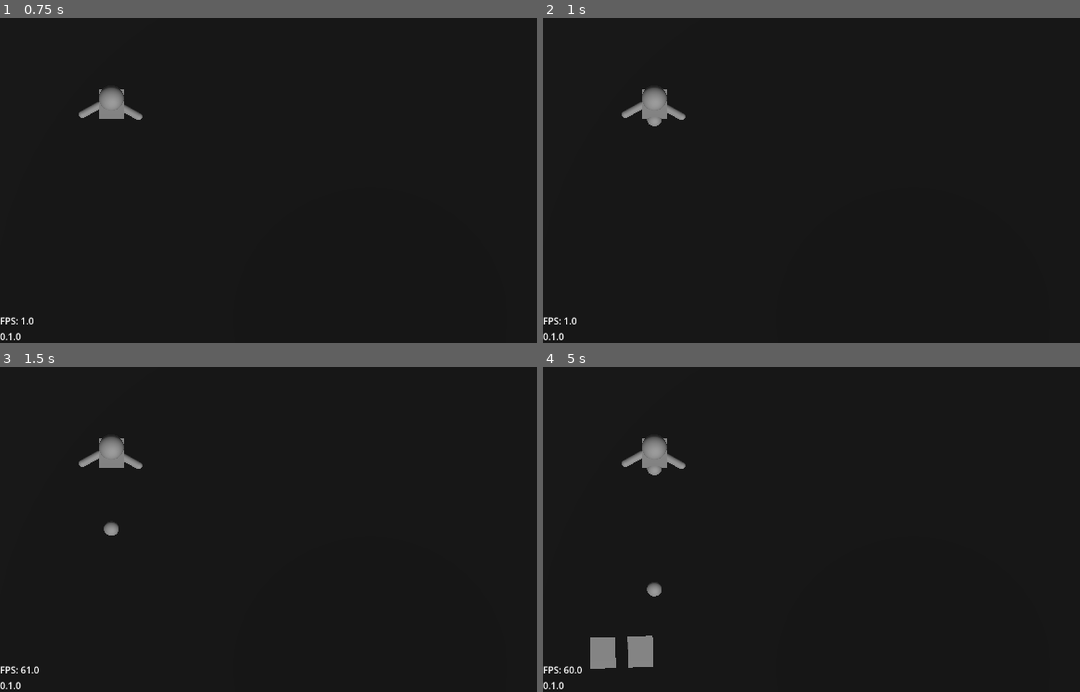
Above: before the commit, frames 1-4 (two rows, left to right).
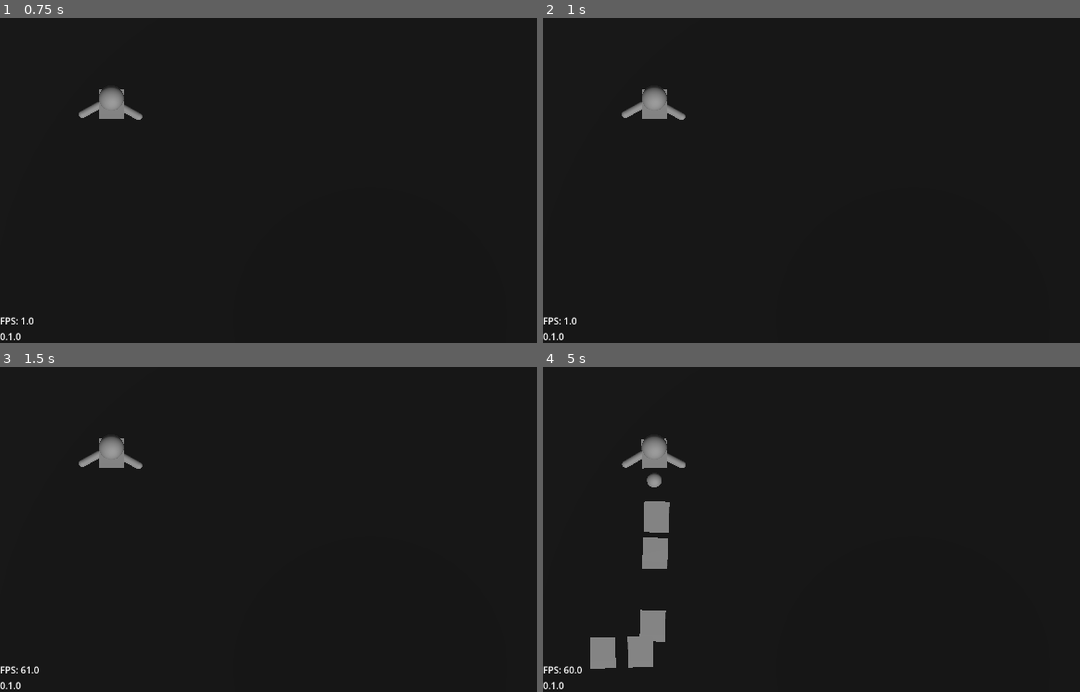
Above: after the commit, the same moments.

Repository: Grey-B/toy-defenders
Game: Godot game, scene res://src/core/main_game/main_game.tscn
Two runs of this game, one before a commit and one after it. Both use one fixed random seed, a clock stepped at 60 frames per second and the inputs below.
Inputs:
- Up to frame 1 (0.75 s): tap Enter at 0.5 s; tap I at 0.6 s
- Up to frame 2 (1 s): no input
- Up to frame 3 (1.5 s): tap I at 1.35 s
- Up to frame 4 (5 s): tap I every 0.75 s from 2.1 to 4.35 s

Frame 1 is identical in both runs. In frame 2, less than 0.1% of the frame differs, in the area x 19-23%, y 30-34%; in frame 3, less than 0.1%; in frame 4, 1.6%, in the area x 14-27%, y 21-85%.

Commit message:
Projectiles are now shot at correct times

Diff:
--- a/src/gameplay/towers/base_tower.gd
+++ b/src/gameplay/towers/base_tower.gd
@@ -41,6 +41,8 @@
 	if enemy_detection.select_target() != null:
 		body_model.look_at(enemy_detection.select_target().global_position)
 		body_model.rotate_y(deg_to_rad(180))
+	else:
+		attack_timer.stop()
 
 
 func apply_modifiers() -> void:
@@ -111,4 +113,7 @@
 	attack_instance.spawn_position = projectile_spawn.global_position
 	attack_instance.rotation_basis = body_model.global_transform.basis
 	attack_instance.damage = damage
+
 	entity_root.add_child(attack_instance)
+
+	attack_timer.start()
--- a/src/gameplay/towers/components/enemy_detection.gd
+++ b/src/gameplay/towers/components/enemy_detection.gd
@@ -1,11 +1,15 @@
 class_name EnemyDetection
 extends Node
+
+@export var tower: BaseTower
 
 var candidates: Array[PathFollow3D]
 
 
 func _on_area_3d_area_entered(area: Area3D) -> void:
 	if area.get_parent() is BaseEnemy:
+		if tower.attack_timer.is_stopped():
+			tower.attack()
 		candidates.append(area.get_parent())
 
 
--- a/src/gameplay/towers/test_tower.tscn
+++ b/src/gameplay/towers/test_tower.tscn
@@ -24,15 +24,15 @@
 
 [node name="AttackTimer" type="Timer" parent="." unique_id=1029798597]
 unique_name_in_owner = true
-autostart = true
 
 [node name="ProjectileSpawn" type="Marker3D" parent="." unique_id=865017584]
 unique_name_in_owner = true
 transform = Transform3D(1, 0, 0, 0, 1, 0, 0, 0, 1, 0, 0, -0.5)
 
-[node name="EnemyDetection" type="Node" parent="." unique_id=390993065]
+[node name="EnemyDetection" type="Node" parent="." unique_id=390993065 node_paths=PackedStringArray("tower")]
 unique_name_in_owner = true
 script = ExtResource("5_4e8du")
+tower = NodePath("..")
 
 [connection signal="area_entered" from="Area3D" to="EnemyDetection" method="_on_area_3d_area_entered"]
 [connection signal="area_exited" from="Area3D" to="EnemyDetection" method="_on_area_3d_area_exited"]
--- a/src/resources/enemy data/test_enemy.tres
+++ b/src/resources/enemy data/test_enemy.tres
@@ -9,5 +9,5 @@
 name = "Test Enemy"
 model = ExtResource("2_miowe")
 behavior = ExtResource("1_pa7gm")
-health = 10
+health = 20
 metadata/_custom_type_script = "uid://dqh80xmgt7r3e"
